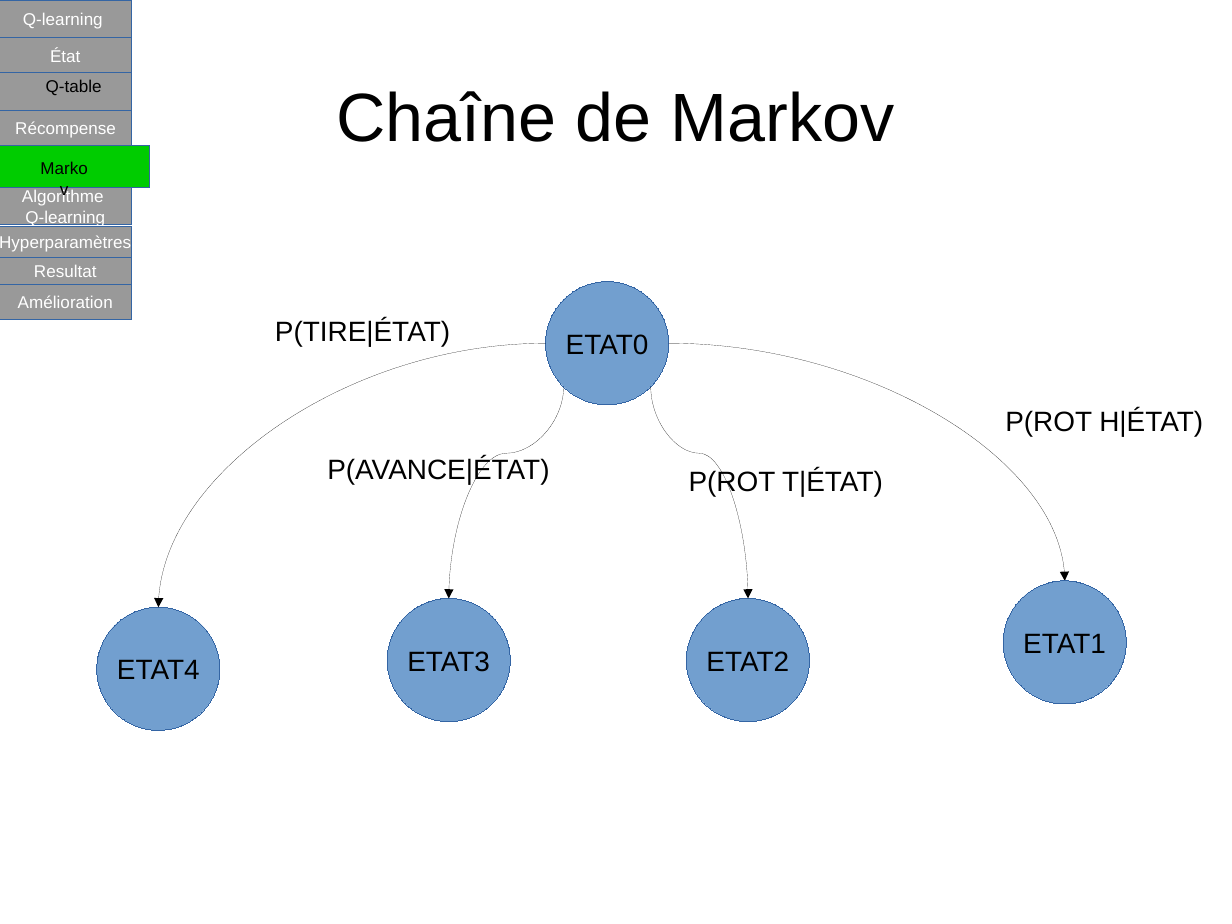
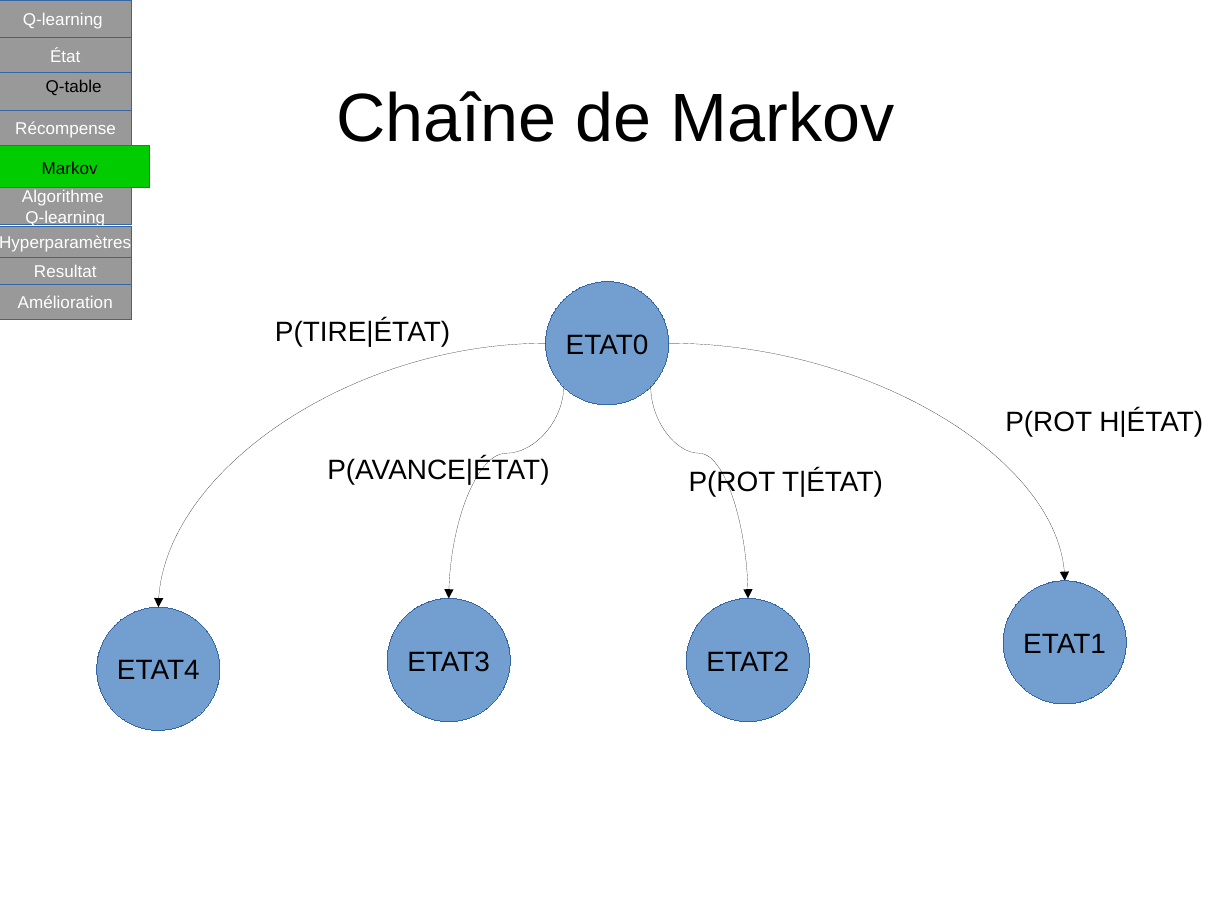
Before and after one commit to pfpimenta/projet_majeure, a slide deck: slide 12 of Presentation.odp. Drawn at 1232x924 pixels with LibreOffice and Linux fonts; fonts in the diff are those of the drawing. Boxes give left, top, right and bottom in pixels: in the first picture for what was removed or moved away, otherwise in the second. Text is boxed around its words. In the diff, an @@ line names an element or a change of style, - is before the commit and + after.

```diff
--- a/Presentation.odp
+++ b/Presentation.odp
@@ text "Markov" rewrapped from bbox=[26, 152, 104, 201] to bbox=[42, 161, 98, 174] @@
```
Also in this commit, not shown: 5 other slides changed, 4 other files.
